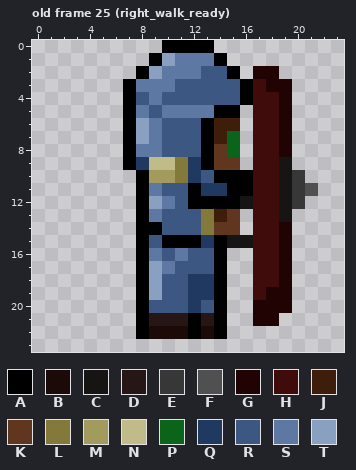
Two versions of one pixel-art file, art/shield_guy/shield_guy.ase. The picture above is the old version.
24x24 pixels, 34 frames. Shown: old frame 25 (right_walk_ready).
Palette (. is transparent): A #000000  B #1c0a09  C #161514  D #261615  E #383737  F #505050  G #210303  H #3f0b0b  J #3f1d0b  K #60361f  L #82793b  M #a39b5d  N #c1bb89  P #0a641a  Q #1f3960  R #3b5782  S #5d79a3  T #89a0c1
Pixels before, old frame 25 (right_walk_ready), first column x 7:
 0 ...AAAA........
 1 ..ATSSSA.......
 2 .ATSSSRRA.GG...
 3 ASSSRRRRRAHGG..
 4 ARSRRRRRRAHHG..
 5 ASRSSSSAA.HHG..
 6 ATSRRRAJJ.HHG..
 7 ATSRRRAJP.HHG..
 8 ASSRRRAKP.HHG..
 9 AQNNLQAKK.HHC..
10 .AMMLQRAAAHHCE.
11 .ASRRAQQAAHHCEF
12 .ATSRAAAACHHCE.
13 .ASRRRLJK.HHC..
14 .AARRRLKK.HHG..
15 .ARAAAQACCHHG..
16 .ASRSRRA..HHG..
17 .ATSRRRA..HHG..
18 .ATRRQQA..HHG..
19 .ATRRQQA..HGG..
20 .ARRRQRA..GGG..
21 .ADDDADA..GG...
22 .ABBBABA.......
After the commit:
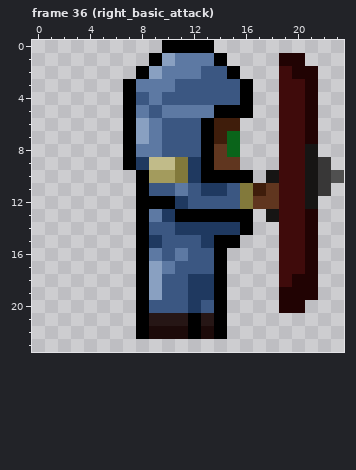
A new or re-ordered frame is compared with the old frame closest to it.
The author wrote: add right basic attack animation
Change:
frames 34 -> 36
Frame 36 (right_basic_attack) is new; against old frame 25 (right_walk_ready):
There is now colour A in row 5 at x 16; in rows 13 to 14 at x 16.
The edit turns colour C into colour A in row 15 at x 15.
The edit turns colour J into colour A in row 13 at x 14.
The edit turns colour K into colour A in row 13 at x 15.
The edit turns colour L into colour A in row 13 at x 13.
The edit turns colour R into colour A in row 10 at x 13; in row 13 at x 11 to 12.
The edit turns colour S into colour A in row 12 at x 10.
The edit turns colour T into colour A in row 12 at x 9.
There is now colour C in rows 8 to 10 at x 21; in row 12 at x 21.
The edit turns colour F into colour C in row 11 at x 21.
The edit turns colour H into colour C in row 10 at x 18; in row 13 at x 18.
There is now colour E in rows 9 to 11 at x 22.
There is now colour F in row 10 at x 23.
There is now colour G in row 1 at x 19 to 20; in row 2 at x 20 to 21; in rows 3 to 7 at x 21; in rows 13 to 17 at x 21; in rows 18 to 19 at x 20 to 21; in row 20 at x 20.
There is now colour H in row 2 at x 19; in rows 3 to 9 at x 20; in rows 13 to 17 at x 20.
The edit turns colour C into colour H in rows 9 to 13 at x 19.
The edit turns colour E into colour H in rows 10 to 12 at x 20.
The edit turns colour G into colour H in rows 3 to 8 at x 19; in rows 14 to 18 at x 19.
The edit turns colour H into colour J in row 11 at x 17.
The edit turns colour H into colour K in row 11 at x 18; in row 12 at x 17 to 18.
The edit turns colour A into colour L in row 11 at x 16.
The edit turns colour C into colour L in row 12 at x 16.
The edit turns colour K into colour Q in row 14 at x 14 to 15.
The edit turns colour L into colour Q in row 14 at x 13.
The edit turns colour R into colour Q in row 12 at x 11; in row 13 at x 10; in row 14 at x 11 to 12; in row 15 at x 9.
The edit turns colour A into colour R in row 11 at x 12 and 15; in row 12 at x 12 to 15; in row 14 at x 9; in row 15 at x 10 to 12.
The edit turns colour S into colour R in row 11 at x 9.
The edit turns colour R into colour S in row 11 at x 11.
Colour C is removed in row 15 at x 16.
Colour G is removed in row 2 at x 17 to 18; in row 3 at x 18; in row 19 at x 18; in rows 20 to 21 at x 17 to 18.
Colour H is removed in row 3 at x 17; in rows 4 to 9 at x 17 to 18; in row 10 at x 17; in row 13 at x 17; in rows 14 to 18 at x 17 to 18; in row 19 at x 17.
Pixel boxes of the changes (left, top, right, bottom) in both pictures:
changed: (149, 53, 344, 326)
